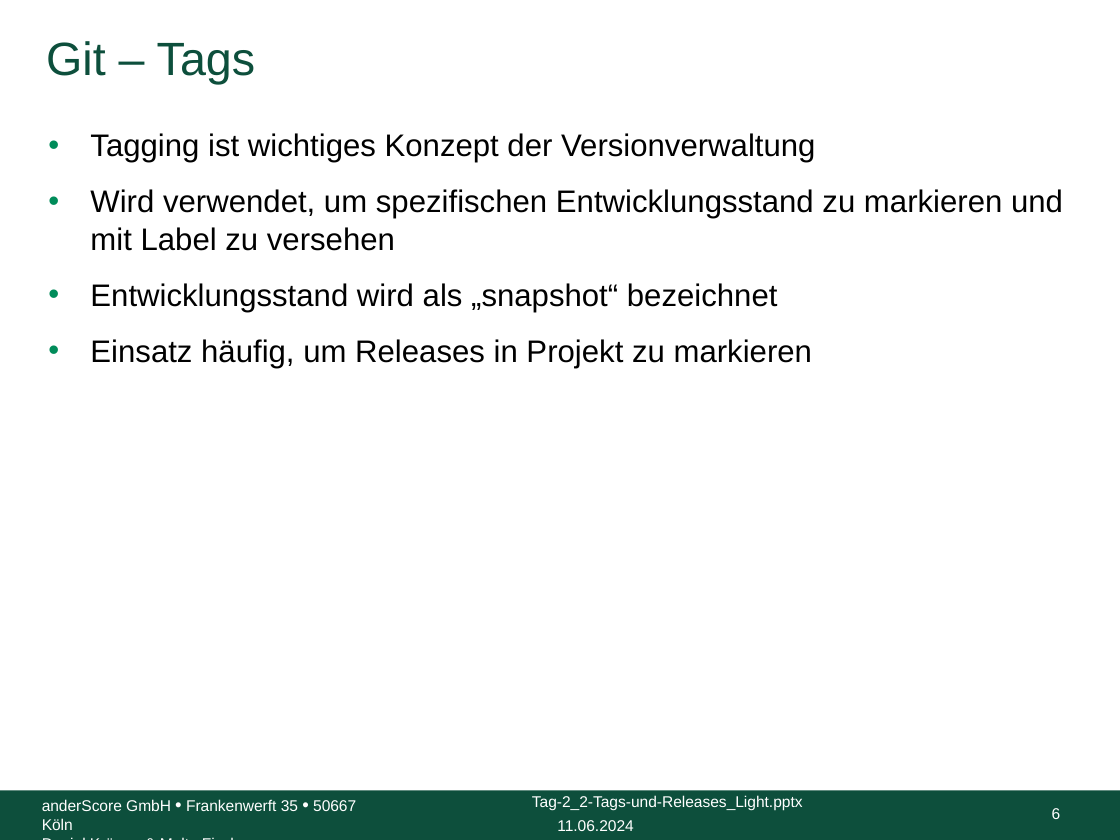
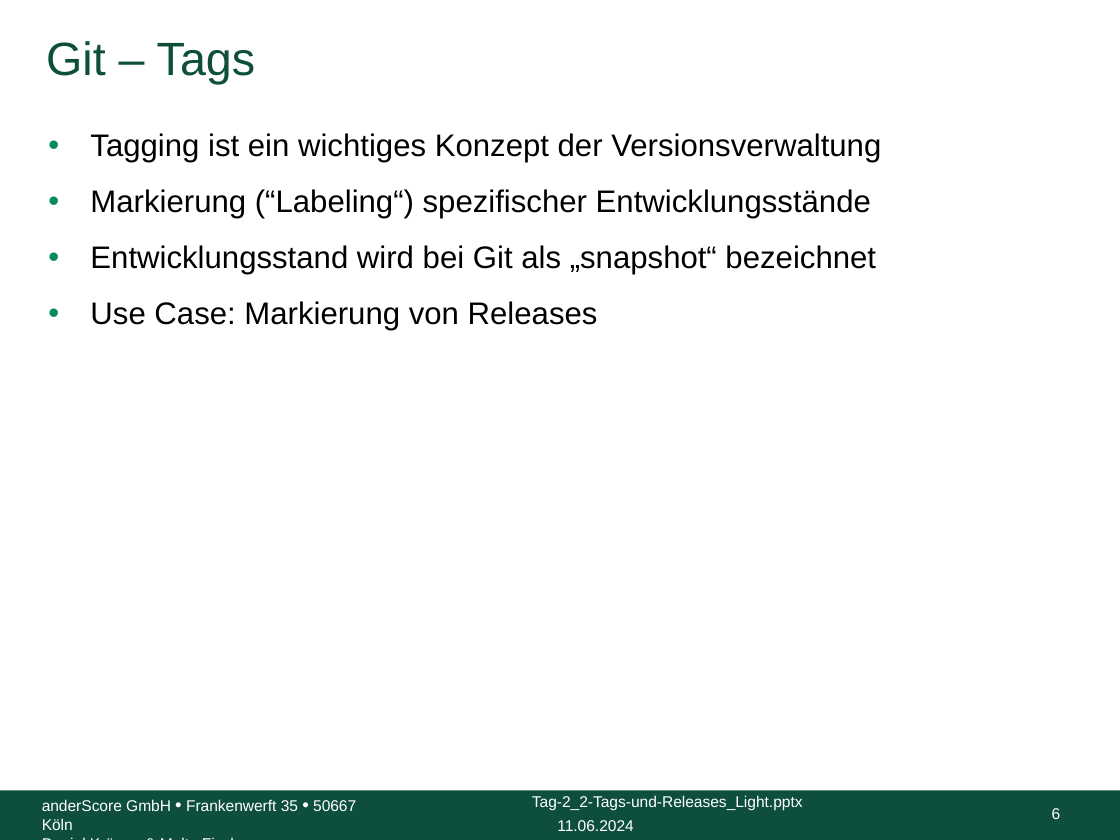
Before and after one commit to anderscore-gmbh/gitlab, a slide deck: slide 6 of slides/Tag-2_2-Tags-und-Releases_Light.pptx. Drawn at 1120x840 pixels with LibreOffice and Linux fonts; fonts in the diff are those of the drawing; background and template pictures are left out. Boxes give left, top, right and bottom in pixels: in the first picture for what was removed or moved away, otherwise in the second. Text is boxed around its words. In the diff, an @@ line names an element or a change of style, - is before the commit and + after.

```diff
--- a/slides/Tag-2_2-Tags-und-Releases_Light.pptx
+++ b/slides/Tag-2_2-Tags-und-Releases_Light.pptx
@@ text at box(90, 133, 881, 331): text changed @@
-• Tagging ist wichtiges Konzept der Versionverwaltung
-• Wird verwendet, um spezifischen Entwicklungsstand zu markieren und mit Label zu versehen
-• Entwicklungsstand wird als „snapshot“ bezeichnet
-• Einsatz häufig, um Releases in Projekt zu markieren
+• Tagging ist ein wichtiges Konzept der Versionsverwaltung
+• Markierung (“Labeling“) spezifischer Entwicklungsstände
+• Entwicklungsstand wird bei Git als „snapshot“ bezeichnet
+• Use Case: Markierung von Releases
```
Also in this commit, not shown: 5 other slides changed, 3 other files.
